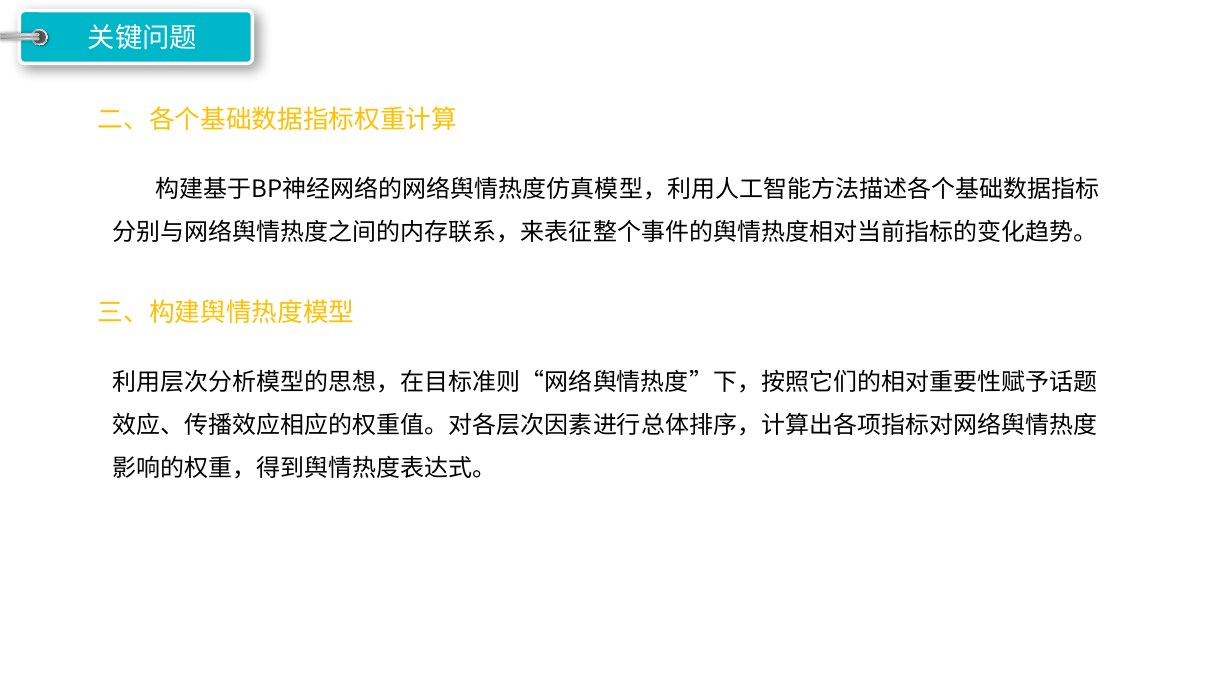
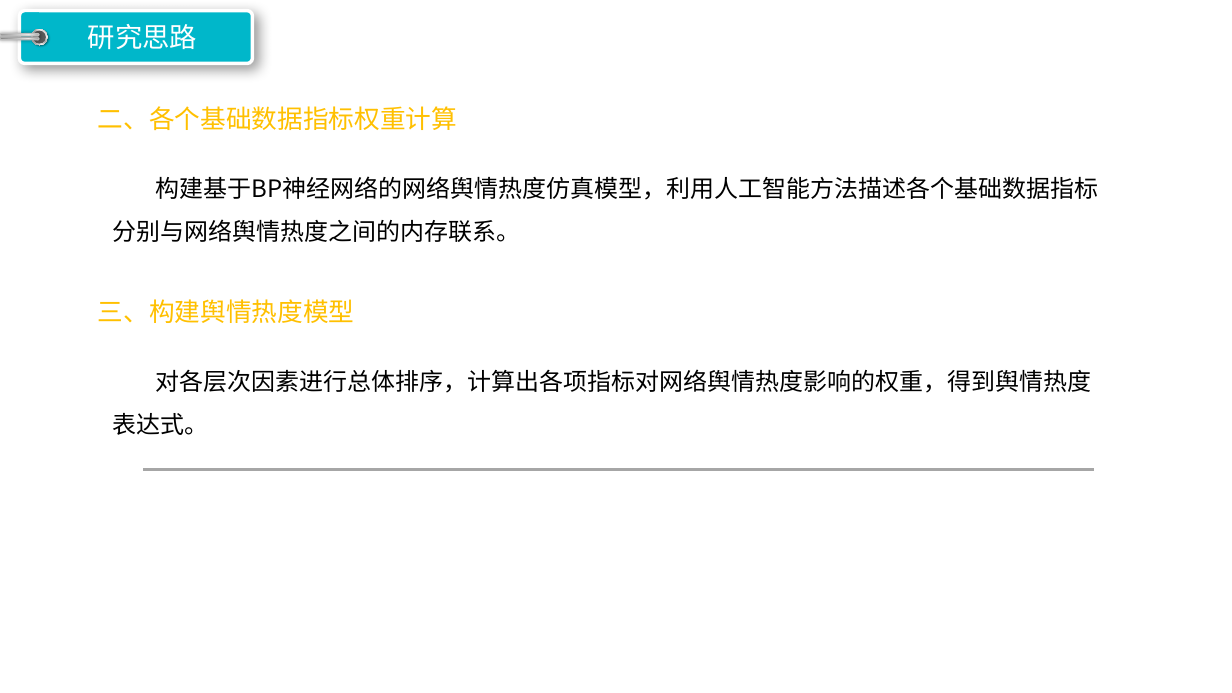
Before and after one commit to zhaobw61/Graduation-project, a slide deck: slide 10 of ppt/开题报告.pptx (slide 12 before the commit). Drawn at 1232x693 pixels with LibreOffice and Linux fonts; fonts in the diff are those of the drawing; background and template pictures are left out. Boxes give left, top, right and bottom in pixels: in the first picture for what was removed or moved away, otherwise in the second. Text is boxed around its words. In the diff, an @@ line names an element or a change of style, - is before the commit and + after.

```diff
--- a/ppt/开题报告.pptx
+++ b/ppt/开题报告.pptx
@@ text at (88, 24, 197, 50): text changed @@
-关键问题
+研究思路
@@ text at (113, 176, 1098, 242): text changed @@
-构建基于BP神经网络的网络舆情热度仿真模型，利用人工智能方法描述各个基础数据指标分别与网络舆情热度之间的内存联系，来表征整个事件的舆情热度相对当前指标的变化趋势。
+构建基于BP神经网络的网络舆情热度仿真模型，利用人工智能方法描述各个基础数据指标分别与网络舆情热度之间的内存联系。
@@ text at (113, 369, 1091, 435): text changed @@
-利用层次分析模型的思想，在目标准则“网络舆情热度”下，按照它们的相对重要性赋予话题效应、传播效应相应的权重值。对各层次因素进行总体排序，计算出各项指标对网络舆情热度影响的权重，得到舆情热度表达式。
+对各层次因素进行总体排序，计算出各项指标对网络舆情热度影响的权重，得到舆情热度表达式。
@@ line added from (143, 469) to (1094, 469), #A6A6A6 1.5 pt @@
```
Also in this commit, not shown: 11 other slides changed, 3 slides removed, 5 other files.
